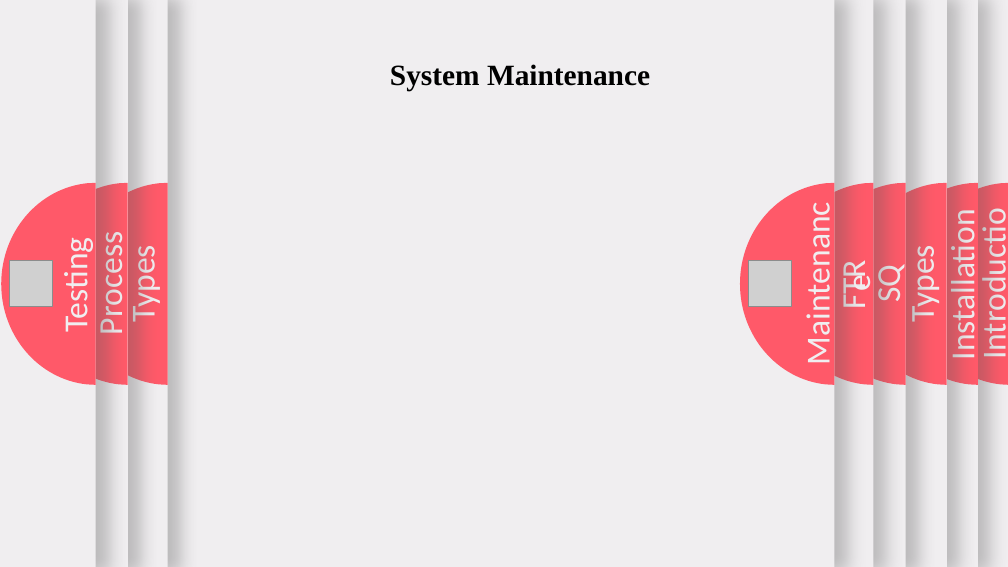
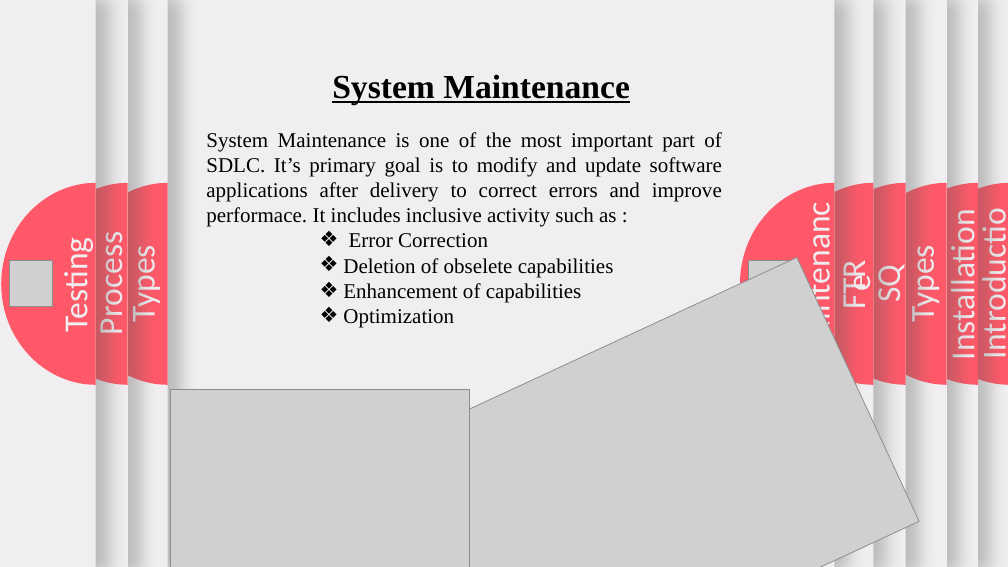
Before and after one commit to anjanshrestha8/third_sem-notes, a slide deck: slide 15 of Sad/unit6.pptx (slide 13 before the commit). Drawn at 1008x567 pixels with LibreOffice and Linux fonts; fonts in the diff are those of the drawing; grey boxes stand for pictures. Boxes give left, top, right and bottom in pixels: in the first picture for what was removed or moved away, otherwise in the second. Text is boxed around its words. In the diff, an @@ line names an element or a change of style, - is before the commit and + after.

```diff
--- a/Sad/unit6.pptx
+++ b/Sad/unit6.pptx
@@ text "System Maintenance": place and size @@
-text "System Maintenance" at (390,64,650,91)
+text "System Maintenance" at (332,74,630,105)
@@ text "System Maintenance" at (332,74,630,105): size 28 to 32 pt, underline on @@
@@ text added at (206,132,722,328), 20 pt, text #000000 @@
+System Maintenance is one of the most important part of SDLC. It’s primary goal is to modify and update software applications after delivery to correct errors and improve performace. It includes inclusive activity such as :
+      ❖ Error Correction
+      ❖ Deletion of obselete capabilities
+      ❖ Enhancement of capabilities
+      ❖ Optimization
@@ picture added at (403,257,919,567) @@
@@ picture added at (170,389,470,567) @@
```
Also in this commit, not shown: 18 other slides changed, 1 slide added.
